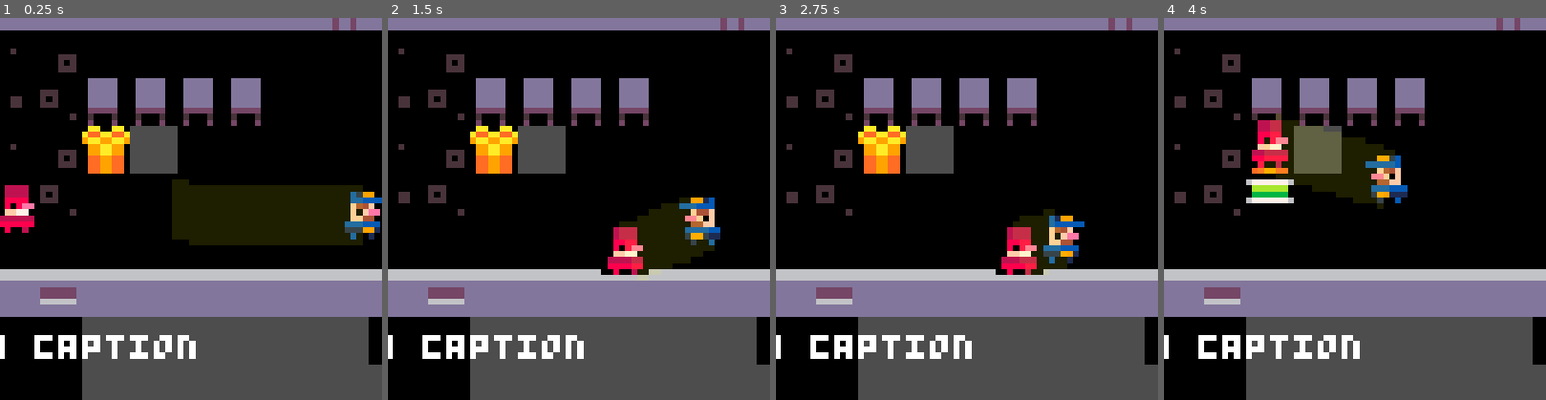
Above: before the commit, frames 1-4 (left to right).
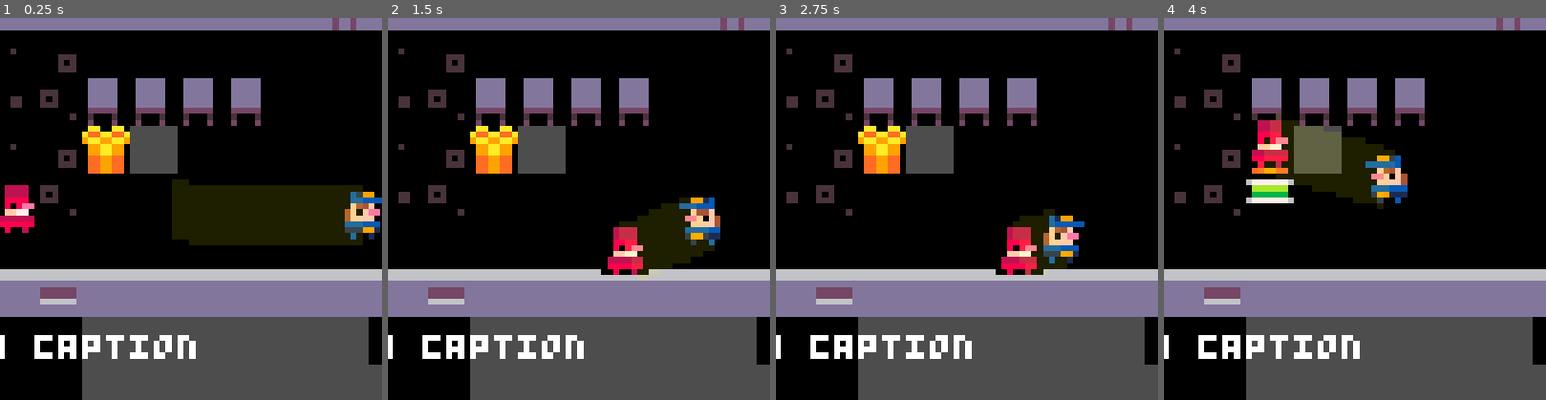
Above: after the commit, the same moments.

Repository: dwexel/global_game_jam_2026
Game: Godot game, scene res://Main.tscn
Same seed, same stepped clock (60 frames per second), same inputs: the game is played once before the commit and once after it.
Inputs:
- Up to frame 1 (0.25 s): no input
- Up to frame 2 (1.5 s): tap Enter at 0.5 s; hold D (right) 0.53-1.28 s; hold S (down) from 1.28 s (still down)
- Up to frame 3 (2.75 s): release S (down) at 2.03 s; hold D (right) from 2.03 s (still down)
- Up to frame 4 (4 s): tap Space at 2.75 s; release D (right) at 2.78 s; hold W (up) 2.78-3.53 s; hold A (left) from 3.53 s (still down)
The pictures show only the part of the screen within x 27-77%, y 5-55%; the shares and areas given below are measured in that part.

The runs differ from the first frame. In frame 1, less than 0.1% of the frame differs, in the area x 90-98%, y 50-54%; in frame 2, less than 0.1%; in frame 3, 0.1%; in frame 4, 0.1%, in the area x 55-64%, y 40-44%.

Commit message:
added different guards

Diff:
--- a/guard_template.tres
+++ b/guard_template.tres
@@ -1,6 +1,9 @@
 [gd_resource type="SpriteFrames" format=3 uid="uid://xdom25lgruni"]
 
 [ext_resource type="Texture2D" uid="uid://by3ph686ogm5j" path="res://assets/guard1.png" id="1_25gdk"]
+[ext_resource type="Texture2D" uid="uid://dim7w51ly6r4p" path="res://assets/guard2.png" id="2_3pjnx"]
+[ext_resource type="Texture2D" uid="uid://ctyelf6ssn2sv" path="res://assets/guard3.png" id="3_ppak6"]
+[ext_resource type="Texture2D" uid="uid://dim8h5lrwfva1" path="res://assets/guard4.png" id="4_avikh"]
 
 [sub_resource type="AtlasTexture" id="AtlasTexture_25gdk"]
 atlas = ExtResource("1_25gdk")
@@ -60,6 +63,186 @@
 
 [sub_resource type="AtlasTexture" id="AtlasTexture_q2yck"]
 atlas = ExtResource("1_25gdk")
+region = Rect2(112, 0, 8, 8)
+
+[sub_resource type="AtlasTexture" id="AtlasTexture_h64q5"]
+atlas = ExtResource("2_3pjnx")
+region = Rect2(0, 0, 8, 8)
+
+[sub_resource type="AtlasTexture" id="AtlasTexture_a6wx5"]
+atlas = ExtResource("2_3pjnx")
+region = Rect2(8, 0, 8, 8)
+
+[sub_resource type="AtlasTexture" id="AtlasTexture_a48ti"]
+atlas = ExtResource("2_3pjnx")
+region = Rect2(16, 0, 8, 8)
+
+[sub_resource type="AtlasTexture" id="AtlasTexture_554qf"]
+atlas = ExtResource("2_3pjnx")
+region = Rect2(24, 0, 8, 8)
+
+[sub_resource type="AtlasTexture" id="AtlasTexture_icfq4"]
+atlas = ExtResource("2_3pjnx")
+region = Rect2(32, 0, 8, 8)
+
+[sub_resource type="AtlasTexture" id="AtlasTexture_ud2p3"]
+atlas = ExtResource("2_3pjnx")
+region = Rect2(40, 0, 8, 8)
+
+[sub_resource type="AtlasTexture" id="AtlasTexture_t7f7k"]
+atlas = ExtResource("2_3pjnx")
+region = Rect2(48, 0, 8, 8)
+
+[sub_resource type="AtlasTexture" id="AtlasTexture_3td0s"]
+atlas = ExtResource("2_3pjnx")
+region = Rect2(56, 0, 8, 8)
+
+[sub_resource type="AtlasTexture" id="AtlasTexture_lyn44"]
+atlas = ExtResource("2_3pjnx")
+region = Rect2(64, 0, 8, 8)
+
+[sub_resource type="AtlasTexture" id="AtlasTexture_t7rpi"]
+atlas = ExtResource("2_3pjnx")
+region = Rect2(72, 0, 8, 8)
+
+[sub_resource type="AtlasTexture" id="AtlasTexture_hr08b"]
+atlas = ExtResource("2_3pjnx")
+region = Rect2(80, 0, 8, 8)
+
+[sub_resource type="AtlasTexture" id="AtlasTexture_uwox6"]
+atlas = ExtResource("2_3pjnx")
+region = Rect2(88, 0, 8, 8)
+
+[sub_resource type="AtlasTexture" id="AtlasTexture_54cqj"]
+atlas = ExtResource("2_3pjnx")
+region = Rect2(96, 0, 8, 8)
+
+[sub_resource type="AtlasTexture" id="AtlasTexture_dbhn3"]
+atlas = ExtResource("2_3pjnx")
+region = Rect2(104, 0, 8, 8)
+
+[sub_resource type="AtlasTexture" id="AtlasTexture_4o3ac"]
+atlas = ExtResource("2_3pjnx")
+region = Rect2(112, 0, 8, 8)
+
+[sub_resource type="AtlasTexture" id="AtlasTexture_pujxr"]
+atlas = ExtResource("3_ppak6")
+region = Rect2(0, 0, 8, 8)
+
+[sub_resource type="AtlasTexture" id="AtlasTexture_sgc1l"]
+atlas = ExtResource("3_ppak6")
+region = Rect2(8, 0, 8, 8)
+
+[sub_resource type="AtlasTexture" id="AtlasTexture_1joob"]
+atlas = ExtResource("3_ppak6")
+region = Rect2(16, 0, 8, 8)
+
+[sub_resource type="AtlasTexture" id="AtlasTexture_bdess"]
+atlas = ExtResource("3_ppak6")
+region = Rect2(24, 0, 8, 8)
+
+[sub_resource type="AtlasTexture" id="AtlasTexture_wv3d2"]
+atlas = ExtResource("3_ppak6")
+region = Rect2(32, 0, 8, 8)
+
+[sub_resource type="AtlasTexture" id="AtlasTexture_0hv5l"]
+atlas = ExtResource("3_ppak6")
+region = Rect2(40, 0, 8, 8)
+
+[sub_resource type="AtlasTexture" id="AtlasTexture_lpyq5"]
+atlas = ExtResource("3_ppak6")
+region = Rect2(48, 0, 8, 8)
+
+[sub_resource type="AtlasTexture" id="AtlasTexture_g7syk"]
+atlas = ExtResource("3_ppak6")
+region = Rect2(56, 0, 8, 8)
+
+[sub_resource type="AtlasTexture" id="AtlasTexture_03244"]
+atlas = ExtResource("3_ppak6")
+region = Rect2(64, 0, 8, 8)
+
+[sub_resource type="AtlasTexture" id="AtlasTexture_3xuyt"]
+atlas = ExtResource("3_ppak6")
+region = Rect2(72, 0, 8, 8)
+
+[sub_resource type="AtlasTexture" id="AtlasTexture_6aod6"]
+atlas = ExtResource("3_ppak6")
+region = Rect2(80, 0, 8, 8)
+
+[sub_resource type="AtlasTexture" id="AtlasTexture_uk06w"]
+atlas = ExtResource("3_ppak6")
+region = Rect2(88, 0, 8, 8)
+
+[sub_resource type="AtlasTexture" id="AtlasTexture_1cawh"]
+atlas = ExtResource("3_ppak6")
+region = Rect2(96, 0, 8, 8)
+
+[sub_resource type="AtlasTexture" id="AtlasTexture_7vg7d"]
+atlas = ExtResource("3_ppak6")
+region = Rect2(104, 0, 8, 8)
+
+[sub_resource type="AtlasTexture" id="AtlasTexture_lrhiq"]
+atlas = ExtResource("3_ppak6")
+region = Rect2(112, 0, 8, 8)
+
+[sub_resource type="AtlasTexture" id="AtlasTexture_6iyfh"]
+atlas = ExtResource("4_avikh")
+region = Rect2(0, 0, 8, 8)
+
+[sub_resource type="AtlasTexture" id="AtlasTexture_n24mu"]
+atlas = ExtResource("4_avikh")
+region = Rect2(8, 0, 8, 8)
+
+[sub_resource type="AtlasTexture" id="AtlasTexture_b1g8b"]
+atlas = ExtResource("4_avikh")
+region = Rect2(16, 0, 8, 8)
+
+[sub_resource type="AtlasTexture" id="AtlasTexture_o574i"]
+atlas = ExtResource("4_avikh")
+region = Rect2(24, 0, 8, 8)
+
+[sub_resource type="AtlasTexture" id="AtlasTexture_e54nk"]
+atlas = ExtResource("4_avikh")
+region = Rect2(32, 0, 8, 8)
+
+[sub_resource type="AtlasTexture" id="AtlasTexture_u3iob"]
+atlas = ExtResource("4_avikh")
+region = Rect2(40, 0, 8, 8)
+
+[sub_resource type="AtlasTexture" id="AtlasTexture_sqe41"]
+atlas = ExtResource("4_avikh")
+region = Rect2(48, 0, 8, 8)
+
+[sub_resource type="AtlasTexture" id="AtlasTexture_f577t"]
+atlas = ExtResource("4_avikh")
+region = Rect2(56, 0, 8, 8)
+
+[sub_resource type="AtlasTexture" id="AtlasTexture_237gk"]
+atlas = ExtResource("4_avikh")
+region = Rect2(64, 0, 8, 8)
+
+[sub_resource type="AtlasTexture" id="AtlasTexture_y063p"]
+atlas = ExtResource("4_avikh")
+region = Rect2(72, 0, 8, 8)
+
+[sub_resource type="AtlasTexture" id="AtlasTexture_v2hf3"]
+atlas = ExtResource("4_avikh")
+region = Rect2(80, 0, 8, 8)
+
+[sub_resource type="AtlasTexture" id="AtlasTexture_n50wx"]
+atlas = ExtResource("4_avikh")
+region = Rect2(88, 0, 8, 8)
+
+[sub_resource type="AtlasTexture" id="AtlasTexture_wgcuq"]
+atlas = ExtResource("4_avikh")
+region = Rect2(96, 0, 8, 8)
+
+[sub_resource type="AtlasTexture" id="AtlasTexture_oa0sw"]
+atlas = ExtResource("4_avikh")
+region = Rect2(104, 0, 8, 8)
+
+[sub_resource type="AtlasTexture" id="AtlasTexture_vmb60"]
+atlas = ExtResource("4_avikh")
 region = Rect2(112, 0, 8, 8)
 
 [resource]
@@ -113,4 +296,154 @@
 "loop": true,
 "name": &"g1",
 "speed": 5.0
+}, {
+"frames": [{
+"duration": 1.0,
+"texture": SubResource("AtlasTexture_h64q5")
+}, {
+"duration": 1.0,
+"texture": SubResource("AtlasTexture_a6wx5")
+}, {
+"duration": 1.0,
+"texture": SubResource("AtlasTexture_a48ti")
+}, {
+"duration": 1.0,
+"texture": SubResource("AtlasTexture_554qf")
+}, {
+"duration": 1.0,
+"texture": SubResource("AtlasTexture_icfq4")
+}, {
+"duration": 1.0,
+"texture": SubResource("AtlasTexture_ud2p3")
+}, {
+"duration": 1.0,
+"texture": SubResource("AtlasTexture_t7f7k")
+}, {
+"duration": 1.0,
+"texture": SubResource("AtlasTexture_3td0s")
+}, {
+"duration": 1.0,
+"texture": SubResource("AtlasTexture_lyn44")
+}, {
+"duration": 1.0,
+"texture": SubResource("AtlasTexture_t7rpi")
+}, {
+"duration": 1.0,
+"texture": SubResource("AtlasTexture_hr08b")
+}, {
+"duration": 1.0,
+"texture": SubResource("AtlasTexture_uwox6")
+}, {
+"duration": 1.0,
+"texture": SubResource("AtlasTexture_54cqj")
+}, {
+"duration": 1.0,
+"texture": SubResource("AtlasTexture_dbhn3")
+}, {
+"duration": 1.0,
+"texture": SubResource("AtlasTexture_4o3ac")
+}],
+"loop": true,
+"name": &"g2",
+"speed": 5.0
+}, {
+"frames": [{
+"duration": 1.0,
+"texture": SubResource("AtlasTexture_pujxr")
+}, {
+"duration": 1.0,
+"texture": SubResource("AtlasTexture_sgc1l")
+}, {
+"duration": 1.0,
+"texture": SubResource("AtlasTexture_1joob")
+}, {
+"duration": 1.0,
+"texture": SubResource("AtlasTexture_bdess")
+}, {
+"duration": 1.0,
+"texture": SubResource("AtlasTexture_wv3d2")
+}, {
+"duration": 1.0,
+"texture": SubResource("AtlasTexture_0hv5l")
+}, {
+"duration": 1.0,
+"texture": SubResource("AtlasTexture_lpyq5")
+}, {
+"duration": 1.0,
+"texture": SubResource("AtlasTexture_g7syk")
+}, {
+"duration": 1.0,
+"texture": SubResource("AtlasTexture_03244")
+}, {
+"duration": 1.0,
+"texture": SubResource("AtlasTexture_3xuyt")
+}, {
+"duration": 1.0,
+"texture": SubResource("AtlasTexture_6aod6")
+}, {
+"duration": 1.0,
+"texture": SubResource("AtlasTexture_uk06w")
+}, {
+"duration": 1.0,
+"texture": SubResource("AtlasTexture_1cawh")
+}, {
+"duration": 1.0,
+"texture": SubResource("AtlasTexture_7vg7d")
+}, {
+"duration": 1.0,
+"texture": SubResource("AtlasTexture_lrhiq")
+}],
+"loop": true,
+"name": &"g3",
+"speed": 5.0
+}, {
+"frames": [{
+"duration": 1.0,
+"texture": SubResource("AtlasTexture_6iyfh")
+}, {
+"duration": 1.0,
+"texture": SubResource("AtlasTexture_n24mu")
+}, {
+"duration": 1.0,
+"texture": SubResource("AtlasTexture_b1g8b")
+}, {
+"duration": 1.0,
+"texture": SubResource("AtlasTexture_o574i")
+}, {
+"duration": 1.0,
+"texture": SubResource("AtlasTexture_e54nk")
+}, {
+"duration": 1.0,
+"texture": SubResource("AtlasTexture_u3iob")
+}, {
+"duration": 1.0,
+"texture": SubResource("AtlasTexture_sqe41")
+}, {
+"duration": 1.0,
+"texture": SubResource("AtlasTexture_f577t")
+}, {
+"duration": 1.0,
+"texture": SubResource("AtlasTexture_237gk")
+}, {
+"duration": 1.0,
+"texture": SubResource("AtlasTexture_y063p")
+}, {
+"duration": 1.0,
+"texture": SubResource("AtlasTexture_v2hf3")
+}, {
+"duration": 1.0,
+"texture": SubResource("AtlasTexture_n50wx")
+}, {
+"duration": 1.0,
+"texture": SubResource("AtlasTexture_wgcuq")
+}, {
+"duration": 1.0,
+"texture": SubResource("AtlasTexture_oa0sw")
+}, {
+"duration": 1.0,
+"texture": SubResource("AtlasTexture_vmb60")
+}],
+"loop": true,
+"name": &"g4",
+"speed": 5.0
 }]
--- a/guards.tscn
+++ b/guards.tscn
@@ -11,7 +11,7 @@
 
 [node name="AnimatedSprite2D" type="AnimatedSprite2D" parent="." unique_id=70887940]
 sprite_frames = ExtResource("2_3rwwn")
-animation = &"g1"
+animation = &"g3"
 
 [node name="CollisionShape2D" type="CollisionShape2D" parent="." unique_id=132798384]
 shape = SubResource("RectangleShape2D_525xt")
